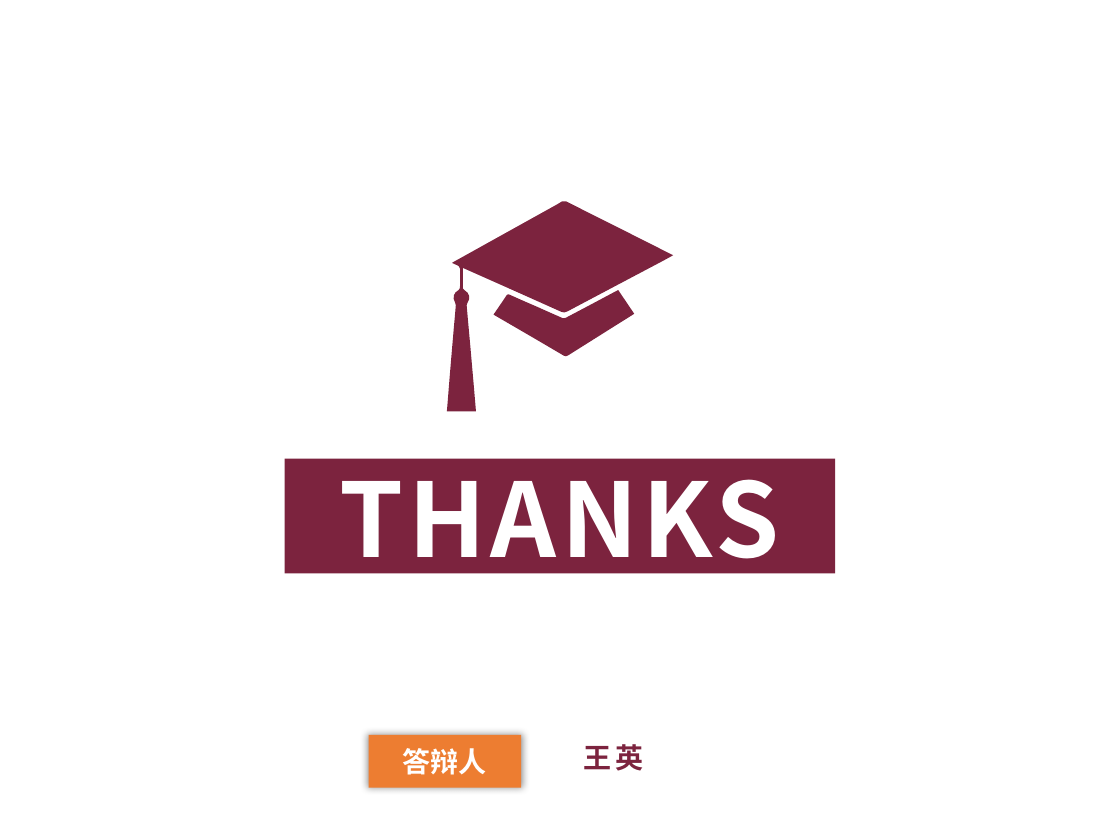
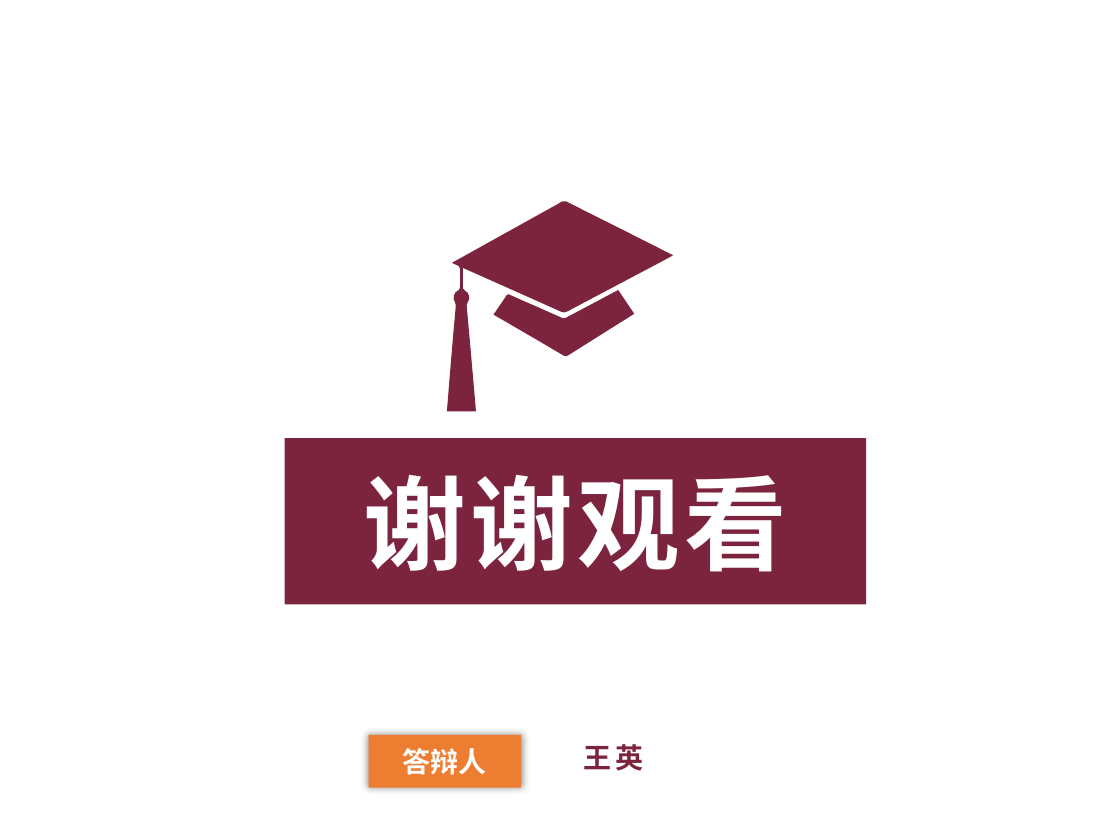
Before and after one commit to wangcherry/2016GraduationThesis, a slide deck: slide 19 of wangying/毕业答辩--王英.pptx. Drawn at 1120x840 pixels with LibreOffice and Linux fonts; fonts in the diff are those of the drawing; background and template pictures are left out. Boxes give left, top, right and bottom in pixels: in the first picture for what was removed or moved away, otherwise in the second. Text is boxed around its words. In the diff, an @@ line names an element or a change of style, - is before the commit and + after.

```diff
--- a/wangying/毕业答辩--王英.pptx
+++ b/wangying/毕业答辩--王英.pptx
@@ rectangle "谢谢观看": place and size @@
-rectangle "谢谢观看" at <box>284,459,836,575</box>
+rectangle "谢谢观看" at <box>284,438,866,604</box>
@@ text in rectangle at <box>363,475,787,572</box>: text changed @@
-THANKS
+谢谢观看
```
Also in this commit, not shown: 8 other slides changed, 8 other files.
